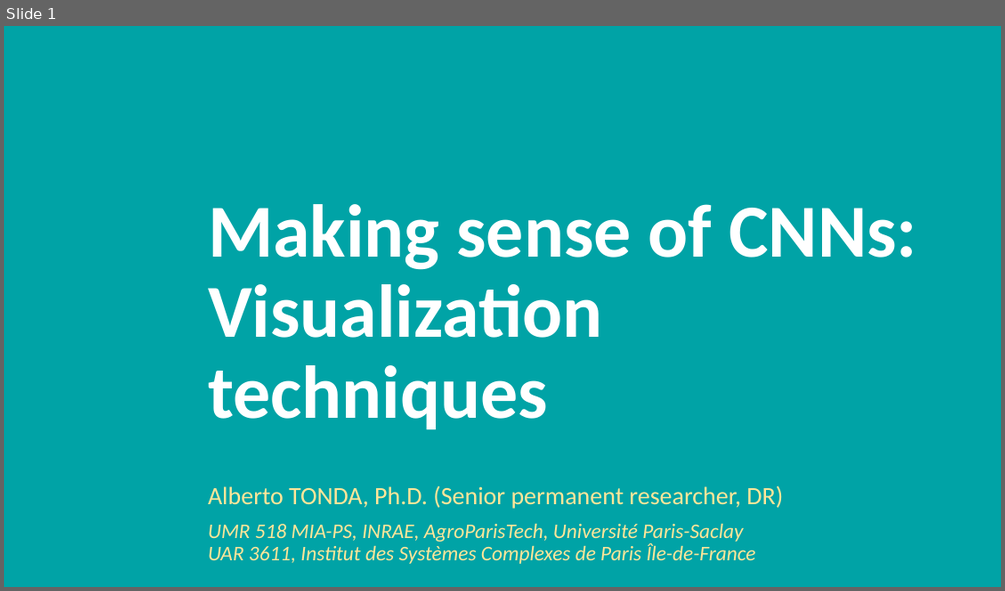
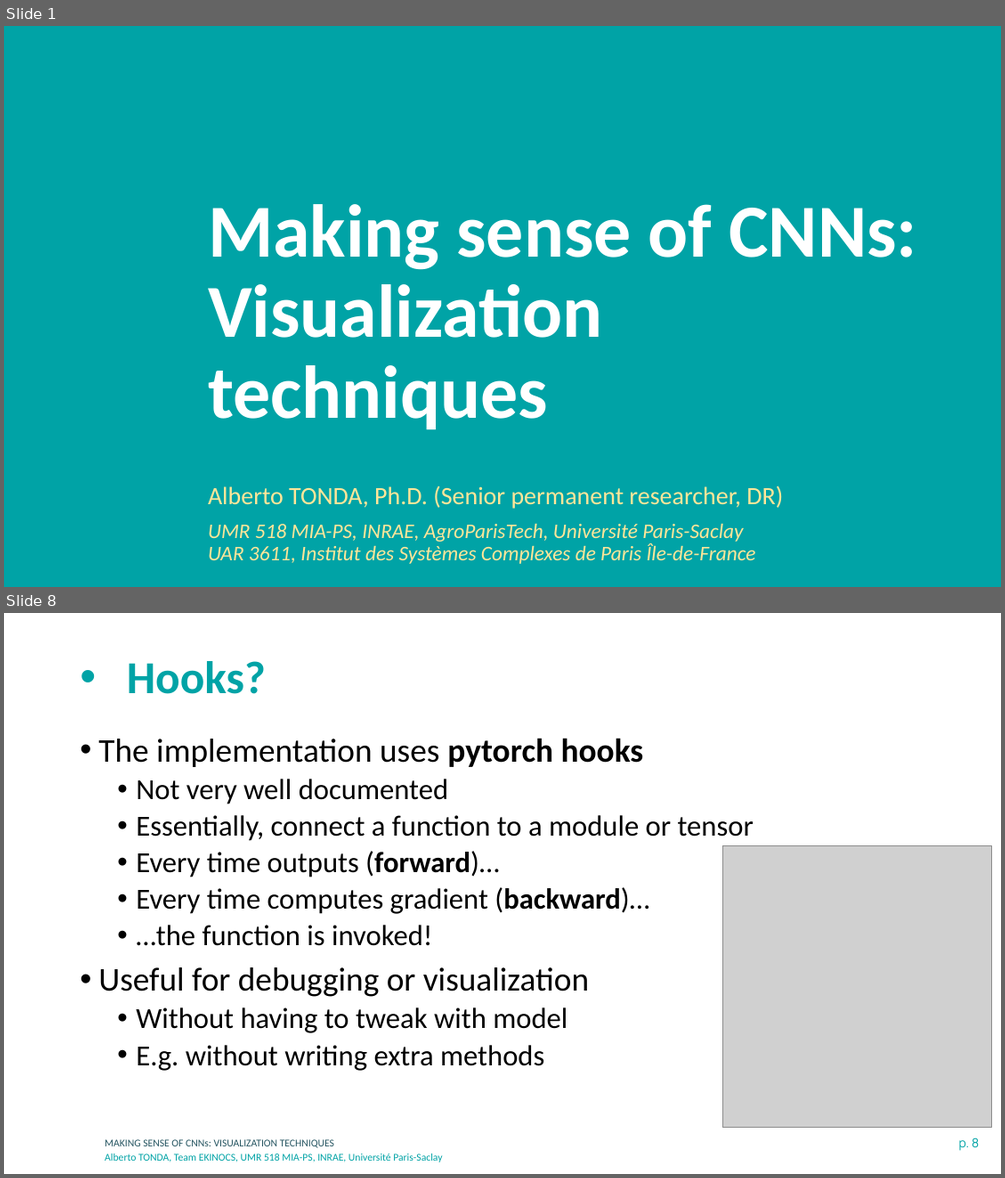
Before and after one commit to albertotonda/teaching, a slide deck: deep-learning-in-practice-with-pytorch/2-cnn-visualization.pptx. Shown one above the other, each under a label of ours: slide 1 before the commit, slides 1 and 8 after it; the slides between them are not shown. The pictures are 1005x591 and 1005x1178 pixels, drawn with LibreOffice and Linux fonts; fonts in the diff are those of the drawing; grey boxes stand for pictures; background and template pictures are left out. Boxes give left, top, right and bottom in pixels: in the first picture for what was removed or moved away, otherwise in the second. Text is boxed around its words. In the diff, an @@ line names an element or a change of style, - is before the commit and + after.

```diff
--- a/deep-learning-in-practice-with-pytorch/2-cnn-visualization.pptx
+++ b/deep-learning-in-practice-with-pytorch/2-cnn-visualization.pptx
@@ slide 8 added at bbox=[4, 613, 1001, 1174], background #FFFFFF @@
@@ title added at bbox=[127, 661, 266, 694], 44 pt, text #00A3A6, bold @@
+• Hooks?
@@ text added at bbox=[98, 738, 753, 1070], 28 pt, text #000000 @@
+• The implementation uses pytorch hooks
+  • Not very well documented
+  • Essentially, connect a function to a module or tensor
+  • Every time outputs (forward)…
+  • Every time computes gradient (backward)…
+  • …the function is invoked!
+• Useful for debugging or visualization
+  • Without having to tweak with model
+  • E.g. without writing extra methods
@@ picture added at bbox=[722, 846, 992, 1127] @@
@@ text added at bbox=[105, 1139, 334, 1148], 10 pt, text #275662 @@
+MAKING SENSE OF CNNs: VISUALIZATION TECHNIQUES
@@ page number added at bbox=[959, 1137, 979, 1151], 12 pt, text #00A3A6 @@
+p. 8
@@ text added at bbox=[105, 1153, 442, 1162], 10 pt, text #00A3A6 @@
+Alberto TONDA, Team EKINOCS, UMR 518 MIA-PS, INRAE, Université Paris-Saclay
```
Also in this commit, not shown: 8 slides changed, 1 other slide added, 11 other files.
